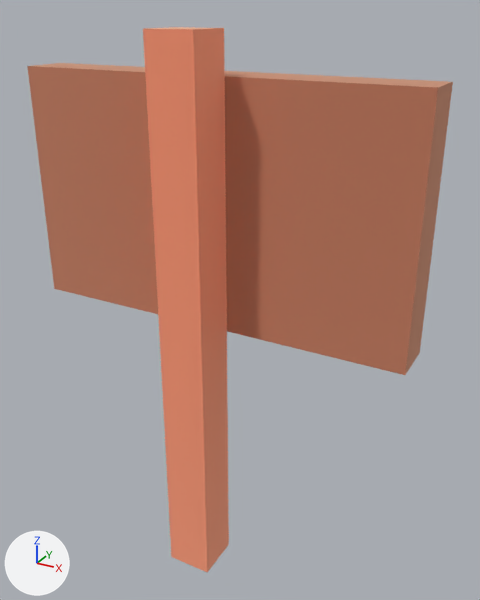
The glTF model games/pig-pens/baked/models/sign.glb: old version first, new version second.
One viewpoint serves both versions: a camera (50 mm lens) standing at (0.237, -0.361, 0.37) and looking at (0.018, 0.036, 0.171). Arrows for +X, +Y and +Z are at lower left; the lights stay in place. The picture after the commit comes second. Vertices at exactly the same position are counted once.

In view in the first picture: 'sign'.
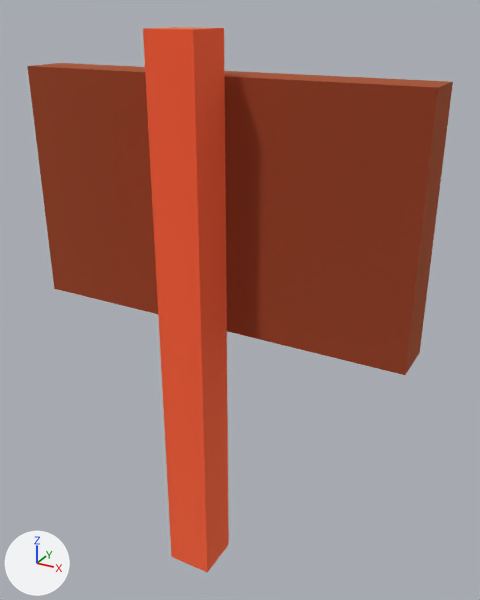
What differs and where, as boxes [x1, y1, x2, y2] in the pictures (480 x 600 px):
part 1 of me_mesh_sign, recoloured (darker): [143, 27, 229, 572] in both
part 2 of me_mesh_sign, recoloured (darker): [27, 63, 453, 375] in both

The change, as a diff of the scene's bpy script:
```diff
--- a/games/pig-pens/baked/models/sign.glb.py
+++ b/games/pig-pens/baked/models/sign.glb.py
@@ mat_wood @@
+mat_wood = bpy.data.materials.new('wood')
+mat_wood.use_nodes = True; mat_wood.node_tree.nodes.clear()
+_N = mat_wood.node_tree.nodes; _L = mat_wood.node_tree.links
+n0 = _N.new('ShaderNodeBsdfPrincipled'); n0.name = 'Principled BSDF'
+n0.inputs[1].default_value = 1.0  # 'Metallic'
+n0.inputs[2].default_value = 1.0  # 'Roughness'
+n1 = _N.new('ShaderNodeOutputMaterial'); n1.name = 'Material Output'
+n2 = _N.new('ShaderNodeVertexColor'); n2.name = 'Color Attribute'
+_L.new(n0.outputs[0], n1.inputs[0])  # 'BSDF' to 'Surface'
+_L.new(n2.outputs[0], n0.inputs[0])  # 'Color' to 'Base Color'
@@ me_mesh_sign @@
 me_mesh_sign.from_pydata(...)  # 24 vertices, 44 faces; spans x -0.15..0.15, y -0.017..0.052, z 0.0..0.409
 # used by ob_sign; location = (0.0, 0.0, -0.05)
-me_mesh_sign.materials.append(mat_signface)  # white #ffffff
+# me_mesh_sign part 1: all 18 faces that had it switch from mat_woodlight (beige #ffc5a7) to mat_wood
+# me_mesh_sign part 2: all 24 faces that had it switch from mat_wooddark (beige #e3af94) to mat_wood
+# me_mesh_sign part 3: vertex colours changed
```
